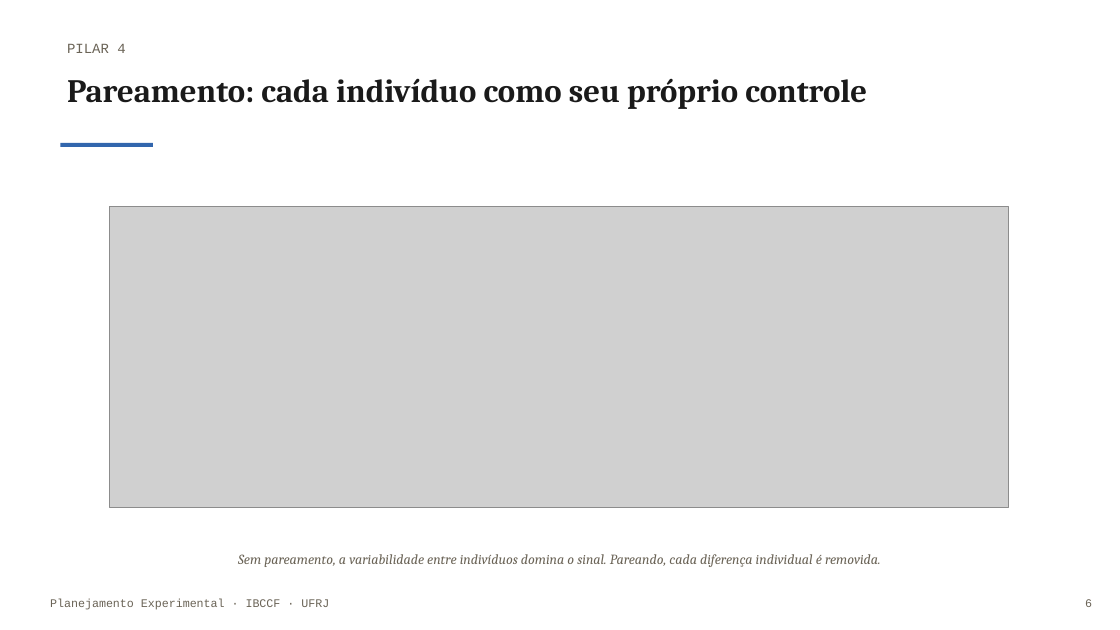
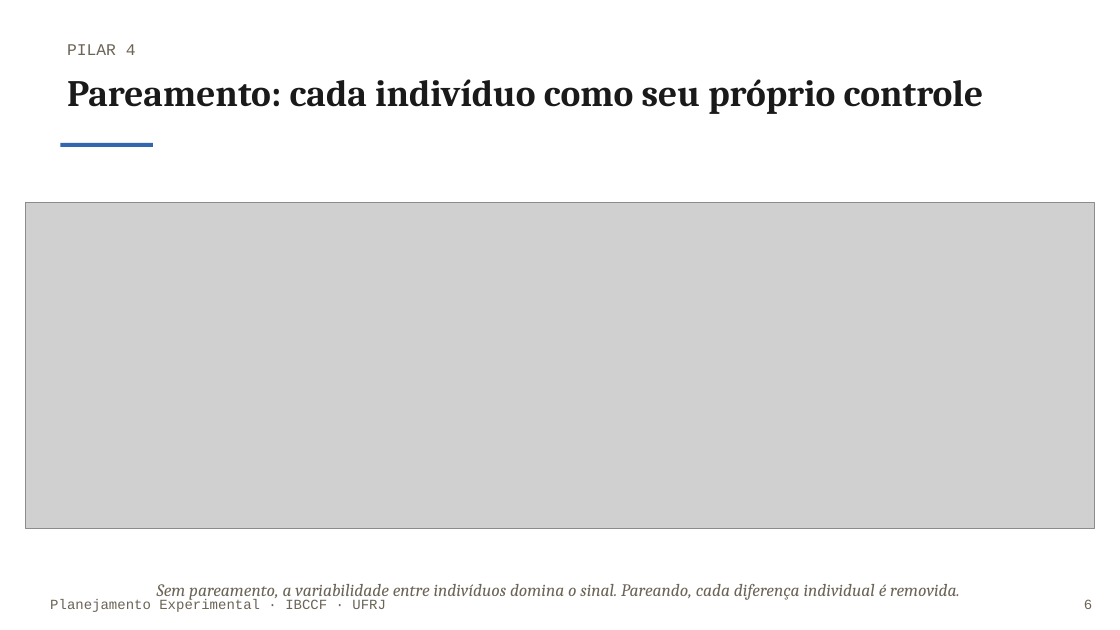
Before and after one commit to monteirotorres/biostat, a slide deck: slide 7 of planejamento_experimental_slides.pptx. Drawn at 1120x630 pixels with LibreOffice and Linux fonts; fonts in the diff are those of the drawing; grey boxes stand for pictures; background and template pictures are left out. Boxes give left, top, right and bottom in pixels: in the first picture for what was removed or moved away, otherwise in the second. Text is boxed around its words. In the diff, an @@ line names an element or a change of style, - is before the commit and + after.

```diff
--- a/planejamento_experimental_slides.pptx
+++ b/planejamento_experimental_slides.pptx
@@ text "PILAR 4" at [67,44,136,55]: size 12 to 14 pt @@
@@ text "Pareamento: cada indivíduo como seu ..." at [67,79,984,114]: size 28 to 32 pt @@
@@ picture: place and size @@
-picture at [109,207,1008,507]
+picture at [25,202,1095,528]
@@ text "Planejamento Experimental · IBCCF · ..." at [50,599,386,612]: size 10 to 12 pt @@
@@ text "Sem pareamento, a variabilidade entre ...": place and size @@
-text "Sem pareamento, a variabilidade entre ..." at [238,554,881,567]
+text "Sem pareamento, a variabilidade entre ..." at [157,584,960,602]
@@ text "Sem pareamento, a variabilidade entre ..." at [157,584,960,602]: size 12 to 15 pt @@
@@ text "6" at [1084,599,1092,609]: size 10 to 12 pt @@
```
Also in this commit, not shown: 22 other slides changed, 3 slides added, 1 slide removed, 13 other files.
